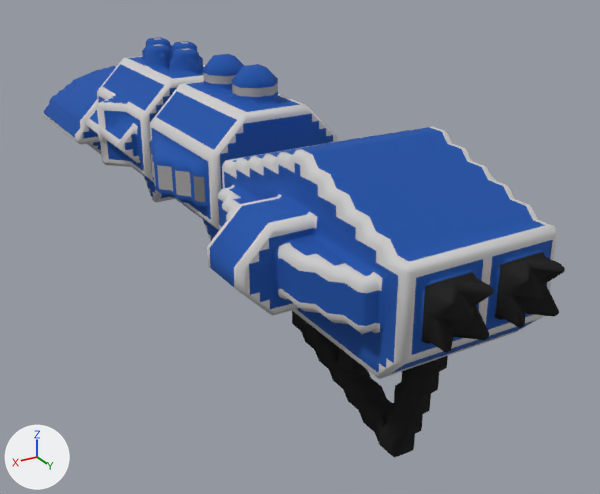
An edit to the OBJ model src/jsMain/resources/meshes/diadochi-3-charon-class.obj, drawn before and after from the same camera.
The view is the same before and after, from a 50 mm camera at (45.7, 97.5, 53.9) aimed at (-7.6, 8.6, 9.4). Every picture has the same lights, and +X, +Y and +Z are marked at lower left. Where no turn or scale is listed for an object, it has been applied to the vertices.

Objects in the first picture: 'diadochi-3-charon-class'.
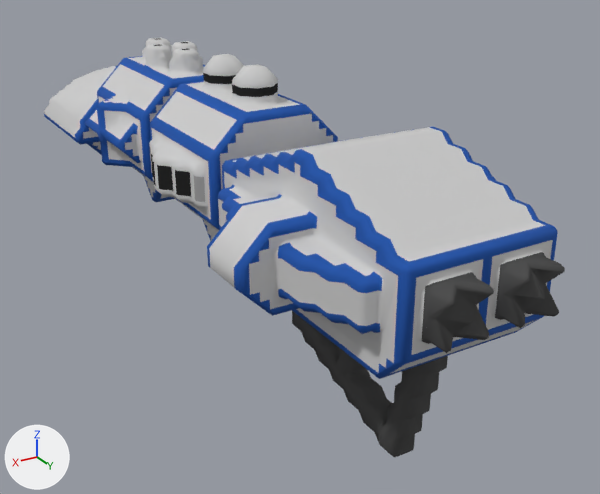
Patch to the scene script:
```diff
--- a/src/jsMain/resources/meshes/diadochi-3-charon-class.obj.py
+++ b/src/jsMain/resources/meshes/diadochi-3-charon-class.obj.py
@@ me_diadochi_3_charon_class @@
 # used by ob_diadochi_3_charon_class; location = (0.0, 0.0, 0.0)
-me_diadochi_3_charon_class.from_pydata(...)  # 3595 vertices, 6678 faces; spans x -16.5..16.5, y -54.5..54.5, z -0.1..34.9
+me_diadochi_3_charon_class.from_pydata(...)  # 3598 vertices, 6683 faces; spans x -16.5..16.5, y -54.5..54.5, z -0.1..34.9
+# me_diadochi_3_charon_class part 1: 20 vertices removed from x -11.0..11.0, y -25.3..16.7, z 17.9..34.4; 19 vertices added at x -11.0..10.5, y -24.0..20.0, z 11.4..32.9
+# me_diadochi_3_charon_class part 2: 5 vertices moved from x -6.0..5.5, y 53.0..54.0, z 20.9..23.9 to x -4.5..4.0, y 53.0..54.0, z 20.4..24.4; 5 vertices removed from x -5.0..11.0, y 45.5..54.0, z 20.4..24.9; 8 vertices added at x -4.0..8.0, y 49.0..54.0, z 15.9..24.4
+# me_diadochi_3_charon_class part 3: 6024 kept faces spanning x -16.5..16.5, y -54.5..54.5, z -0.1..34.9 get new texture (UV) coordinates
 me_diadochi_3_charon_class.materials.append(mat_diadochi_3_charon_class)
```

What differs and where, as boxes (x1, y1, x2, y2) in the pictures (600 x 494 px; the box of a moved part takes in the faces that stretch with it):
part 1 of me_diadochi_3_charon_class, moved or reshaped: before (100, 58, 257, 157); after (97, 103, 126, 123)
part 2 of me_diadochi_3_charon_class, moved or reshaped: before (328, 261, 564, 340); after (375, 268, 564, 379)
part 3 of me_diadochi_3_charon_class, surface changed: (44, 37, 565, 457) in both
